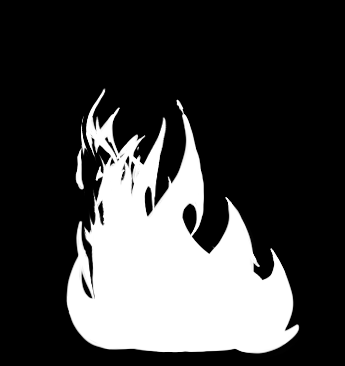
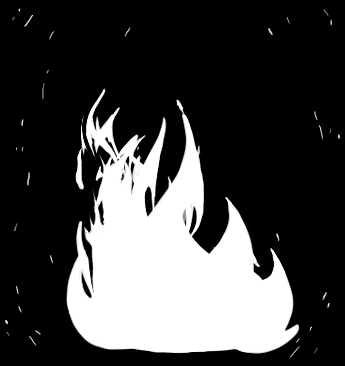
Two versions of the same layered image (w=345, h=366). Layer-by-layer changes:
removed layer "flame 2-1 복사 12" over 91, 107, 280, 353
removed layer "flame 2-1 복사 11" over 122, 114, 274, 353
removed layer "flame 2-1 복사 10" over 116, 107, 234, 353
removed layer "flame 2-1 복사 9" over 116, 107, 201, 351
added group "불 ON" with 6 layers above "불 OFF" over 5, 8, 340, 358
added layer "불 ON 6" in group "불 ON" over 16, 99, 312, 353
added layer "불 ON 5" in group "불 ON" over 5, 8, 340, 353
added layer "불 ON 4" (57%) in group "불 ON" over 6, 8, 332, 354
added layer "불 ON 3" in group "불 ON" over 15, 17, 323, 358
added layer "불 ON 2" in group "불 ON" over 18, 15, 327, 353
added layer "불 ON 1" in group "불 ON" over 27, 69, 318, 351
added group "불 OFF" with 8 layers above "불 디폴트" over 91, 107, 238, 352
renamed "flame 2-1 복사 7" to "불 OFF 7", moved it into group "불 OFF" over 122, 143, 129, 177
renamed "flame 2-1 복사 6" to "불 OFF 6", moved it into group "불 OFF" over 122, 164, 126, 177
renamed "flame 2-1 복사 5" to "불 OFF 5", moved it into group "불 OFF" over 122, 143, 186, 229
renamed "flame 2-1 복사 4" to "불 OFF 4", moved it into group "불 OFF" over 91, 164, 192, 299
renamed "flame 2-1 복사 3" to "불 OFF 3", moved it into group "불 OFF" over 91, 108, 212, 351
renamed "flame 2-1 복사 2" to "불 OFF 2", moved it into group "불 OFF" over 91, 107, 214, 351
renamed "flame 2-1 복사" to "불 OFF 1", moved it into group "불 OFF" over 91, 115, 238, 352
